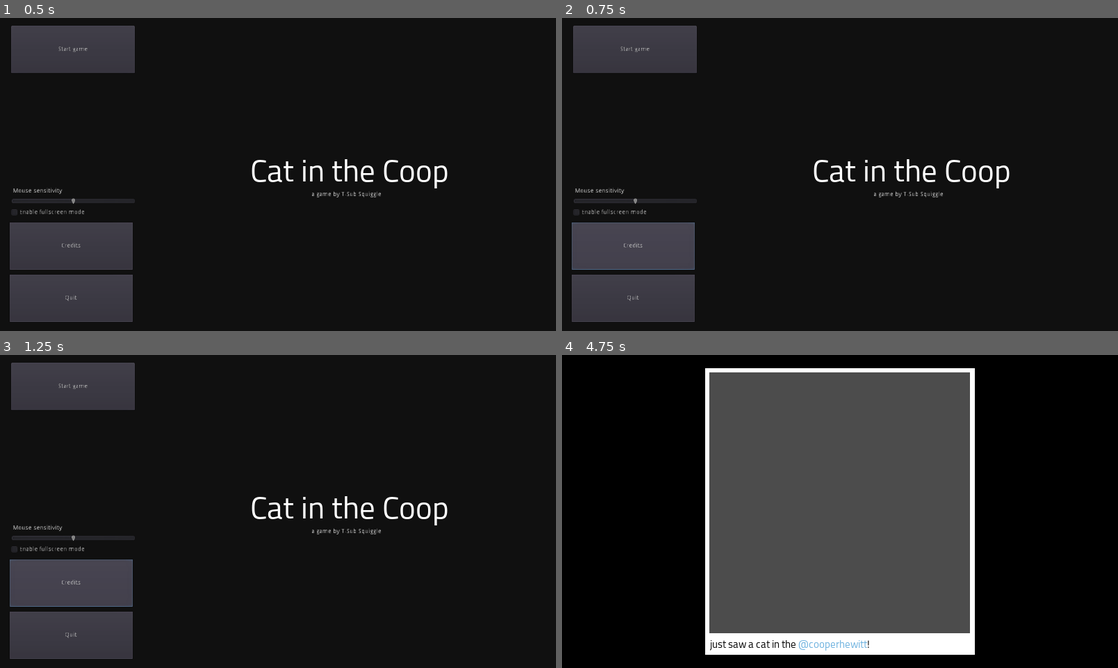
Above: before the commit, frames 1-4 (two rows, left to right).
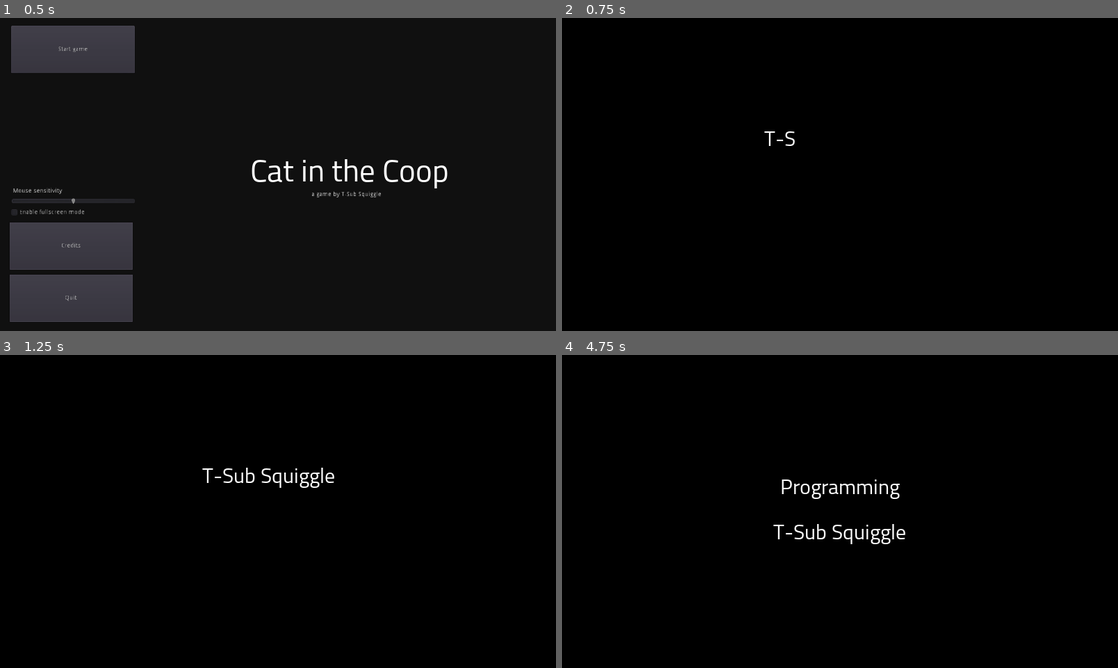
Above: after the commit, the same moments.

Repository: toolness/cat-in-the-coop
Game: Godot game, scene res://Menu.tscn
The game is run twice, just before and just after one commit, with the same random seed, the same clock (stepped at 60 frames per second) and the same inputs.
Inputs (mouse positions are in pixels of both pictures, inside the frame that each line leads up to):
- Up to frame 1 (0.5 s): no input
- Up to frame 2 (0.75 s): click "Credits" at 0.5 s
- Up to frame 3 (1.25 s): no input
- Up to frame 4 (4.75 s): click (634, 386) at 1.25 s, where only the run before the commit has a clickable "Start game"; move the mouse to (867, 511) at 2.02 s; hold W (movement_forward) from 2.03 s (still down); click (867, 511) at 2.1 s; tap Space (movement_jump) at 2.27, 3.02, 4.25, 4.52 s; tap Enter at 2.75 s; move the mouse to (812, 511) at 2.77 s; click (812, 511) at 2.85 s; move the mouse to (851, 505) at 3.52 s; tap F (flashlight) at 3.6 s; click (851, 505) at 3.8 s; move the mouse to (834, 517) at 4.27 s; tap Shift (movement_sprint) at 4.35 s; click (834, 517) at 4.55 s

Frame 1 is identical in both runs. In frame 2, 11% of the frame differs, in the area x 1-81%, y 2-98%; in frame 3, 12%; in frame 4, 44%, in the area x 25-75%, y 4-96%.

Commit message:
Add credits to main menu.

Diff:
--- a/Credits.gd
+++ b/Credits.gd
@@ -15,11 +15,13 @@
 
 # Called when the node enters the scene tree for the first time.
 func _ready():
+	MusicPlayer.play(MusicPlayer.WIN_MUSIC)
 	for line in LINES:
 		yield(curtain.show_text(line), "completed")
-		yield(curtain.wait(3.0), "completed")
-		if ui_cancel_pressed:
-			break
+		if ui_cancel_pressed: break
+		yield(curtain.wait(2.0), "completed")
+		if ui_cancel_pressed: break
+	MusicPlayer.stop()
 	emit_signal("finished")
 
 
--- a/Menu.gd
+++ b/Menu.gd
@@ -36,15 +36,26 @@
 
 
 func _on_CreditsButton_pressed():
-	var _result = OS.shell_open("https://github.com/toolness/cat-in-the-coop#credits")
+	var credits = load("res://Credits.tscn").instance()
+	var root = get_tree().root
+	root.add_child(credits)
+	self.visible = false
+	yield(credits, "finished")
+	root.remove_child(credits)
+	make_visible_again()
+	# var _result = OS.shell_open("https://github.com/toolness/cat-in-the-coop#credits")
+
+
+func make_visible_again():
+	self.visible = true
+	activate_start_time = OS.get_ticks_msec()
 
 
 func activate(photo_texture: ImageTexture):
 	title.visible = false
 	objective_instructions.visible = true
 	photo.set_photo(photo_texture)
-	self.visible = true
-	activate_start_time = OS.get_ticks_msec()
+	make_visible_again()
 
 
 func _input(event):
--- a/MusicPlayer.gd
+++ b/MusicPlayer.gd
@@ -1,4 +1,4 @@
-extends AudioStreamPlayer
+extends Node
 
 
 const WIN_MUSIC = preload("res://assets/joshua-mclean_50s-bit.ogg")
@@ -6,6 +6,17 @@
 const START_LEVEL_MUSIC = preload("res://assets/toybox.ogg")
 
 
-func play_music(music: AudioStreamOGGVorbis):
-	stream = music
-	play()
+onready var music_player = AudioStreamPlayer.new()
+
+
+func _ready():
+	self.add_child(music_player)
+
+
+func play(music: AudioStreamOGGVorbis):
+	music_player.stream = music
+	music_player.play()
+
+
+func stop():
+	music_player.stop()
--- a/Objective_Manager.gd
+++ b/Objective_Manager.gd
@@ -10,7 +10,6 @@
 var objectives = []
 var current_objective_idx = -1
 onready var curtain = $Curtain
-onready var music = $MusicPlayer
 var cat_scene = preload("res://Cat.tscn")
 var catfood_scene = preload("res://Cat_Food.tscn")
 var photo: ImageTexture
@@ -67,7 +66,7 @@
 	yield(curtain.show_text("Armed with your cat's favorte noms, you sneak in late at night to find it."), "completed")
 	curtain.hide()
 	player.unpause()
-	music.play_music(music.START_LEVEL_MUSIC)
+	MusicPlayer.play(MusicPlayer.START_LEVEL_MUSIC)
 
 
 func put_down_food():
@@ -92,7 +91,7 @@
 
 	if inside_objective:
 		player.play_sound("jump")
-		music.play_music(music.WIN_MUSIC)
+		MusicPlayer.play(MusicPlayer.WIN_MUSIC)
 		var pos = objectives[current_objective_idx].cat_spawn.global_transform.origin
 		var cat = cat_scene.instance()
 		cat.transform.origin = pos
@@ -103,7 +102,7 @@
 		yield(curtain.wait(2.5), "completed")
 
 		yield(curtain.show_text("You found your cat!"), "completed")
-		music.stop()
+		MusicPlayer.stop()
 		yield(curtain.show_text("But a week later, you lose it again."), "completed")
 		yield(goto_next_objective(), "completed")
 		yield(curtain.show_text("Again, someone spots it on social media!"), "completed")
@@ -112,7 +111,7 @@
 		hide_and_remove([catfood, cat])
 		player.reset()
 		curtain.hide()
-		music.play_music(music.START_LEVEL_MUSIC)
+		MusicPlayer.play(MusicPlayer.START_LEVEL_MUSIC)
 	else:
 		player.play_sound("zap")
 		yield(curtain.wait(2.0), "completed")
--- a/assets/Cooper_Hewitt/Cooper_Hewitt_Level.tscn
+++ b/assets/Cooper_Hewitt/Cooper_Hewitt_Level.tscn
@@ -6,7 +6,6 @@
 [ext_resource path="res://assets/Cooper_Hewitt/LightFlicker.gd" type="Script" id=4]
 [ext_resource path="res://Cat_Objective.tscn" type="PackedScene" id=5]
 [ext_resource path="res://assets/Cooper_Hewitt/Cooper_Hewitt_Level.gd" type="Script" id=6]
-[ext_resource path="res://MusicPlayer.gd" type="Script" id=7]
 [ext_resource path="res://Curtain.tscn" type="PackedScene" id=8]
 [ext_resource path="res://Lamp.tscn" type="PackedScene" id=11]
 [ext_resource path="res://midnight_black_spatialmaterial.tres" type="Material" id=12]
@@ -127,9 +126,6 @@
 transform = Transform( 0.648162, 0.57952, -0.494007, 0, 0.648727, 0.761021, 0.761502, -0.493265, 0.42048, -2.30414, 12.9864, 3.05106 )
 
 [node name="Curtain" parent="Objective_Manager" instance=ExtResource( 8 )]
-
-[node name="MusicPlayer" type="AudioStreamPlayer" parent="Objective_Manager"]
-script = ExtResource( 7 )
 
 [node name="cooper-hewitt-take-two" parent="." instance=ExtResource( 2 )]
 
--- a/project.godot
+++ b/project.godot
@@ -39,6 +39,7 @@
 [autoload]
 
 PlayerConfig="*res://PlayerConfig.gd"
+MusicPlayer="*res://MusicPlayer.gd"
 
 [display]
 
Not shown: 1 places in assets/Cooper_Hewitt/Cooper_Hewitt_Level.tscn that only renumber resources
